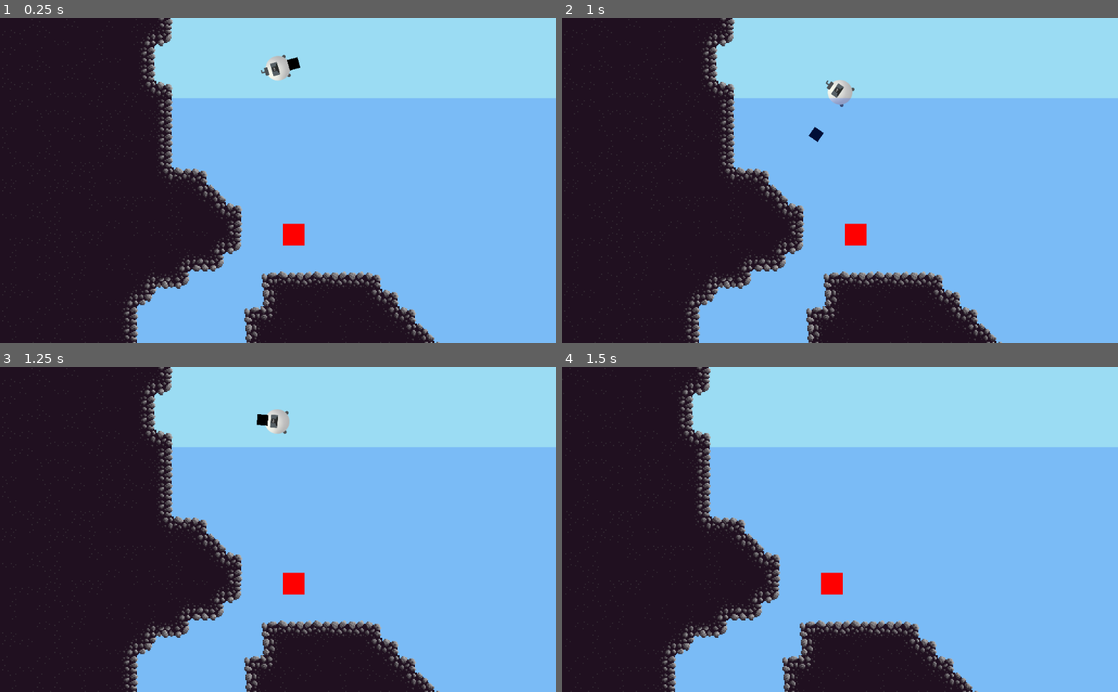
Above: before the commit, frames 1-4 (two rows, left to right).
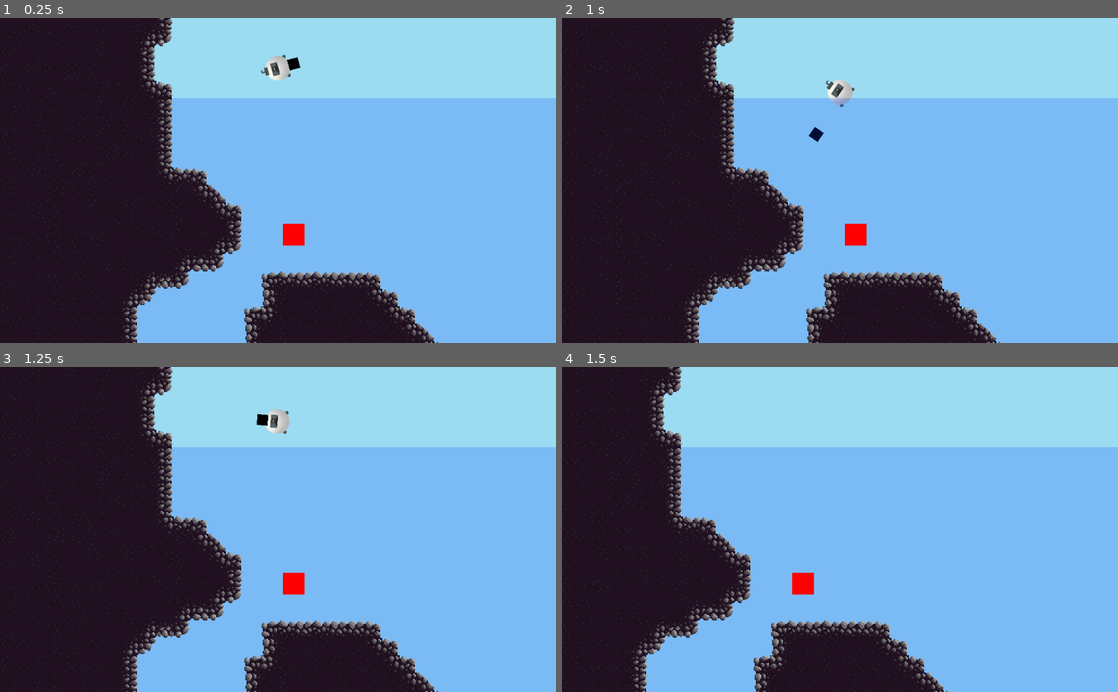
Above: after the commit, the same moments.

Repository: its-dlh/brackeys-2023.2
Game: Godot game, scene res://World/World.tscn
Two runs of this game, one before a commit and one after it. Both use one fixed random seed, a clock stepped at 60 frames per second and the inputs below.
Inputs (mouse positions are in pixels of both pictures, inside the frame that each line leads up to):
- Up to frame 1 (0.25 s): no input
- Up to frame 2 (1 s): move the mouse to (962, 164) at 0.52 s; press the mouse at (962, 164) at 0.53 s
- Up to frame 3 (1.25 s): no input
- Up to frame 4 (1.5 s): move the mouse to (728, 545) at 1.27 s; release the mouse at (728, 545) at 1.28 s; click (728, 545) at 1.35 s

Frames 1-3 are identical in both runs. In frame 4, 11% of the frame differs, in the area x 0-75%, y 0-100%.

Commit message:
Start of work on click to retract logic

Diff:
--- a/Player/Player.gd
+++ b/Player/Player.gd
@@ -23,23 +23,23 @@
 func _physics_process(delta):
 	look_follow(global_position, get_global_mouse_position())
 
-	# if Input.is_action_pressed("left_click"):
-	#	print ("DOWN")
-	# else:
-	#	print ("UP")
-
-	match player_state:
-		PlayerStates.DEFAULT:
-			pass
-		PlayerStates.HOOKED:
-			var collision = get_colliding_bodies()
-			if not collision.empty():
-				player_state = PlayerStates.DEFAULT
-				hide_hook()
-			elif global_position.distance_to(hook.global_position) <= PLAYER_HOOK_SPEED * delta:
+	if Input.is_action_pressed("left_click"):
+		if player_state == PlayerStates.HOOKED:
+			var direction = global_position.direction_to(hook.global_position)
+			apply_impulse(Vector2.ZERO, global_position.direction_to(hook.global_position) * PLAYER_HOOK_SPEED * delta)
+			if global_position.distance_to(hook.global_position) <= PLAYER_HOOK_SPEED * delta:
 				global_position = hook.global_position
 				player_state = PlayerStates.DEFAULT
 				hide_hook()
+		else:
+			if hook_state == HookStates.RETRACT_TO_PLAYER:
+				var direction = hook.global_position.direction_to(anchor_point.global_position)
+				hook.move_and_collide(direction * HOOK_SPEED * delta)
+				if hook.global_position.distance_to(anchor_point.global_position) <= 1:
+					hook_state = HookStates.NONE
+					player_state = PlayerStates.DEFAULT
+					hide_hook()
+
 	match hook_state:
 		HookStates.EXTEND:
 			var collision_info = hook.move_and_collide(hook_direction * HOOK_SPEED * delta)
@@ -48,29 +48,19 @@
 			if hook.global_position.distance_to(global_position) >= HOOK_MAX_LENGTH:
 				hook_state = HookStates.RETRACT_TO_PLAYER
 				hook_shape.call_deferred("set_disabled", true)
-		HookStates.RETRACT_TO_PLAYER:
-			var direction = hook.global_position.direction_to(anchor_point.global_position)
-			hook.move_and_collide(direction * HOOK_SPEED * delta)
-			if hook.global_position.distance_to(anchor_point.global_position) <= 1:
-				hook_state = HookStates.NONE
-				player_state = PlayerStates.DEFAULT
-				hide_hook()
 
 func _input(event):
 	if event is InputEventMouseButton and event.button_index == BUTTON_LEFT and event.pressed:
-		match hook_state:
-			HookStates.NONE:
-				hook.global_position = anchor_point.global_position # center it
-				hook_state = HookStates.EXTEND
-				hook_direction = Vector2(throw_speed, 0).rotated(rotation)
-				hook.show()
-				hook_shape.disabled = false
-			HookStates.EXTEND:
-				hook_state = HookStates.RETRACT_TO_PLAYER
+		if hook_state == HookStates.NONE:
+			hook.global_position = anchor_point.global_position # center it
+			hook_state = HookStates.EXTEND
+			hook_direction = Vector2(throw_speed, 0).rotated(rotation)
+			hook.show()
+			hook_shape.disabled = false
 
 func hook_collide():
 	player_state = PlayerStates.HOOKED
-	apply_impulse(Vector2.ZERO, global_position.direction_to(hook.global_position) * PLAYER_HOOK_SPEED)
+	# apply_impulse(Vector2.ZERO, global_position.direction_to(hook.global_position) * PLAYER_HOOK_SPEED)
 	hook_state = HookStates.NONE
 	hook_shape.call_deferred("set_disabled", true)
 
